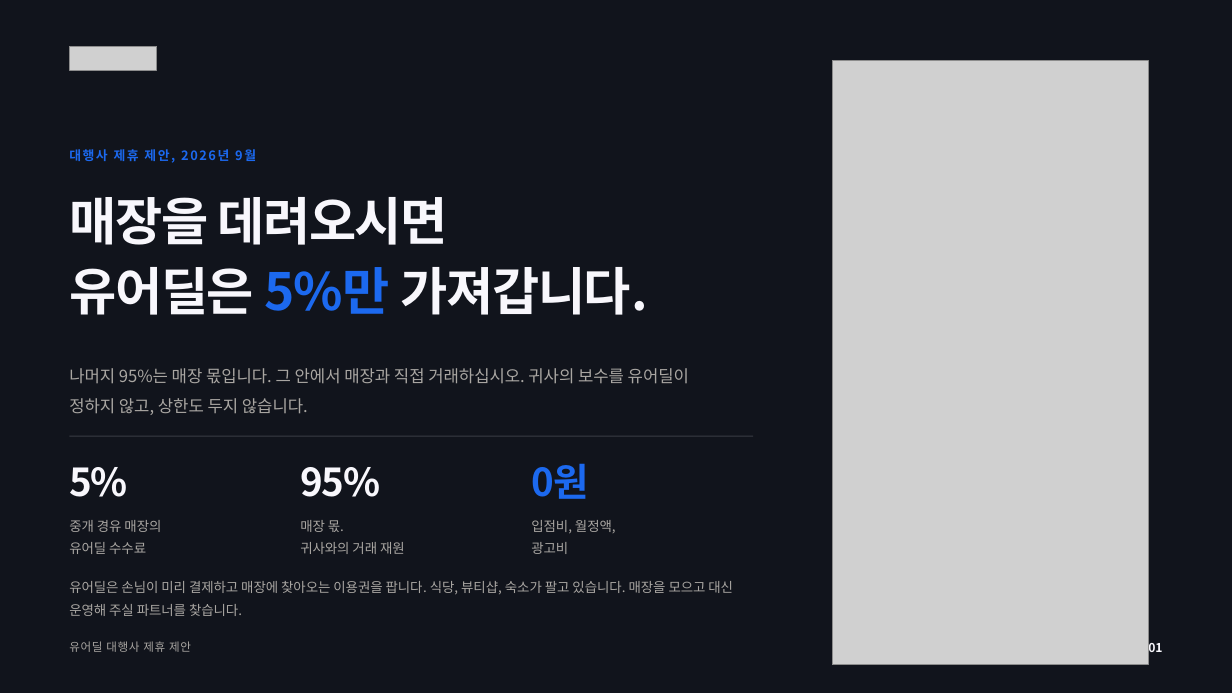
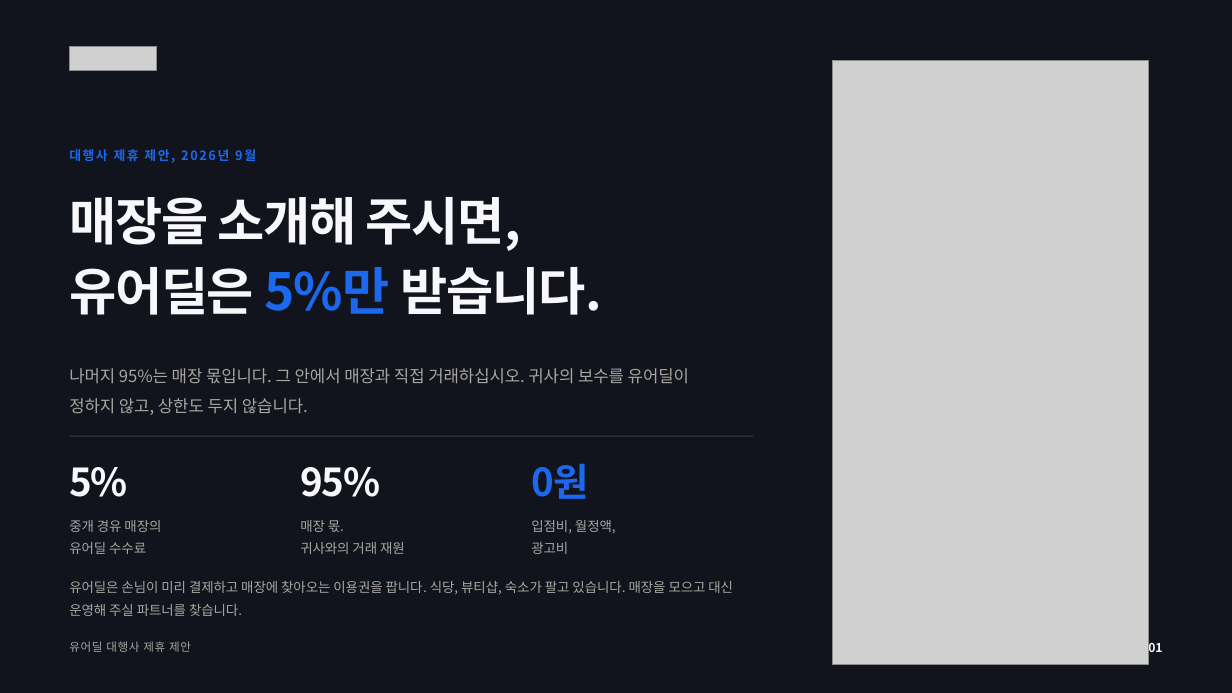
Before and after one commit to tobe2111/ur-live, a slide deck: slide 1 of docs/business/proposals/urdeal-agency-proposal.pptx. Drawn at 1232x693 pixels with LibreOffice and Linux fonts; fonts in the diff are those of the drawing; grey boxes stand for pictures. Boxes give left, top, right and bottom in pixels: in the first picture for what was removed or moved away, otherwise in the second. Text is boxed around its words. In the diff, an @@ line names an element or a change of style, - is before the commit and + after.

```diff
--- a/docs/business/proposals/urdeal-agency-proposal.pptx
+++ b/docs/business/proposals/urdeal-agency-proposal.pptx
@@ text at (69,197,602,315): text changed @@
-매장을 데려오시면
-유어딜은 5%만 가져갑니다.
+매장을 소개해 주시면,
+유어딜은 5%만 받습니다.
```
Also in this commit, not shown: 15 other slides changed, 10 other files.
